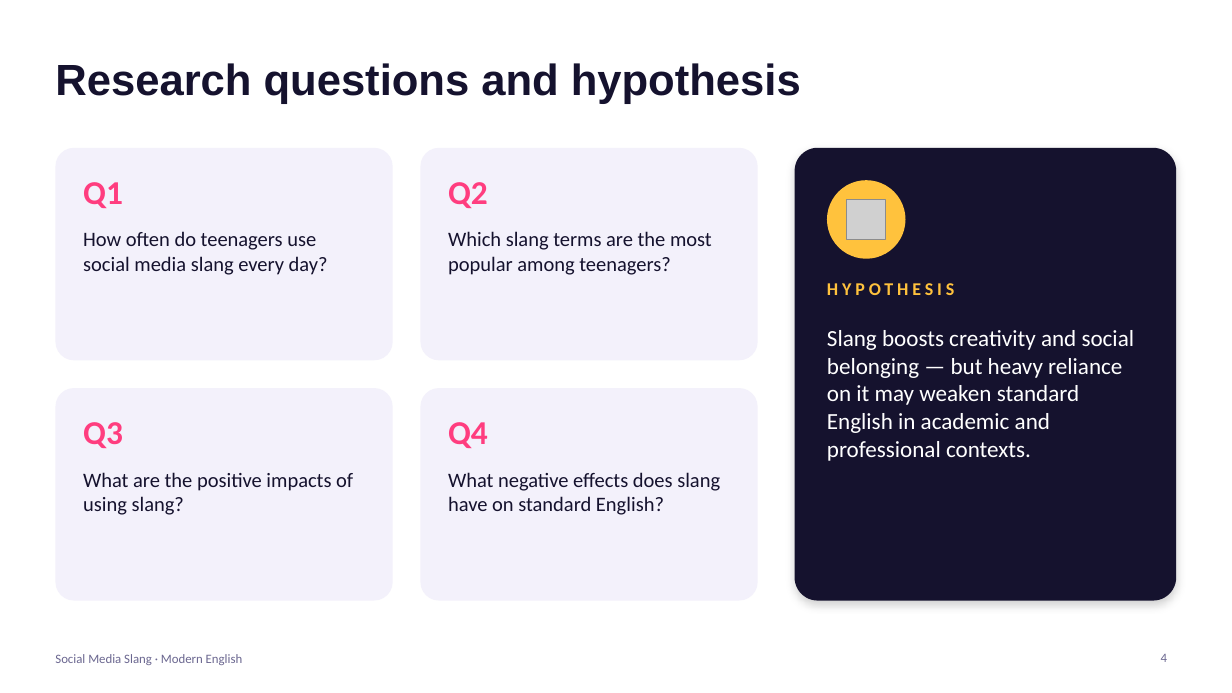
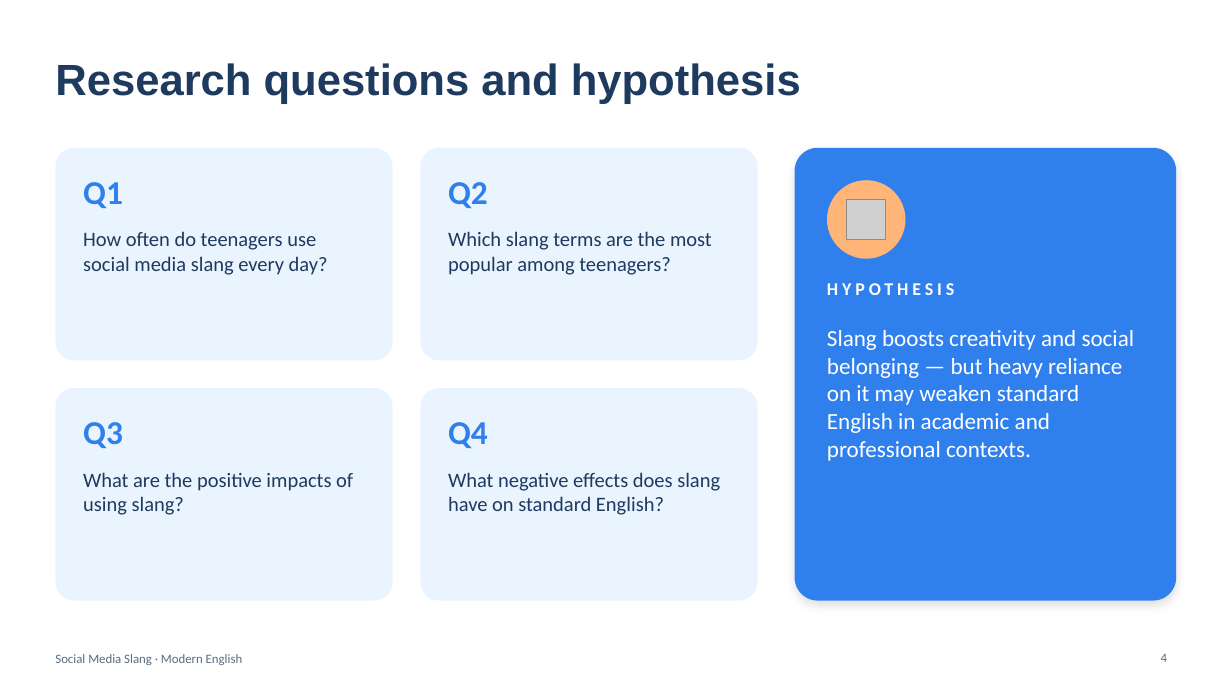
Before and after one commit to araymyrkieva9-sketch/english-daptar, a slide deck: slide 4 of Social_Media_Slang_Presentation.pptx. Drawn at 1232x693 pixels with LibreOffice and Linux fonts; fonts in the diff are those of the drawing; grey boxes stand for pictures. Boxes give left, top, right and bottom in pixels: in the first picture for what was removed or moved away, otherwise in the second. Text is boxed around its words. In the diff, an @@ line names an element or a change of style, - is before the commit and + after.

```diff
--- a/Social_Media_Slang_Presentation.pptx
+++ b/Social_Media_Slang_Presentation.pptx
@@ rounded rectangle at <box>795,148,1177,601</box>: fill #15122E to #2F80ED; shadow changed @@
@@ ellipse at <box>827,180,906,259</box>: fill #FFC23D to #FFB577 @@
@@ text "HYPOTHESIS" at <box>827,283,954,295</box>: text colour #FFC23D to #FFFFFF @@
@@ fill #F3F1FB to #EAF4FF in 4 elements at <box>55,148,393,360</box>, <box>421,148,758,360</box>, <box>55,388,393,601</box>, <box>421,388,758,601</box> @@
@@ text colour #FF3D7F to #2F80ED in 4 elements at <box>83,182,123,208</box>, <box>448,182,488,208</box>, <box>83,422,123,448</box>, <box>448,422,488,448</box> @@
@@ text colour #15122E to #1E3A5F in 5 elements at <box>55,63,801,104</box>, <box>83,231,328,275</box>, <box>448,231,712,275</box>, <box>83,472,353,515</box>, <box>448,472,720,515</box> @@
@@ text "Social Media Slang · Modern ..." at <box>55,654,243,665</box>: text colour #6B6790 to #5B6B82 @@
```
Also in this commit, not shown: 16 other slides changed.
